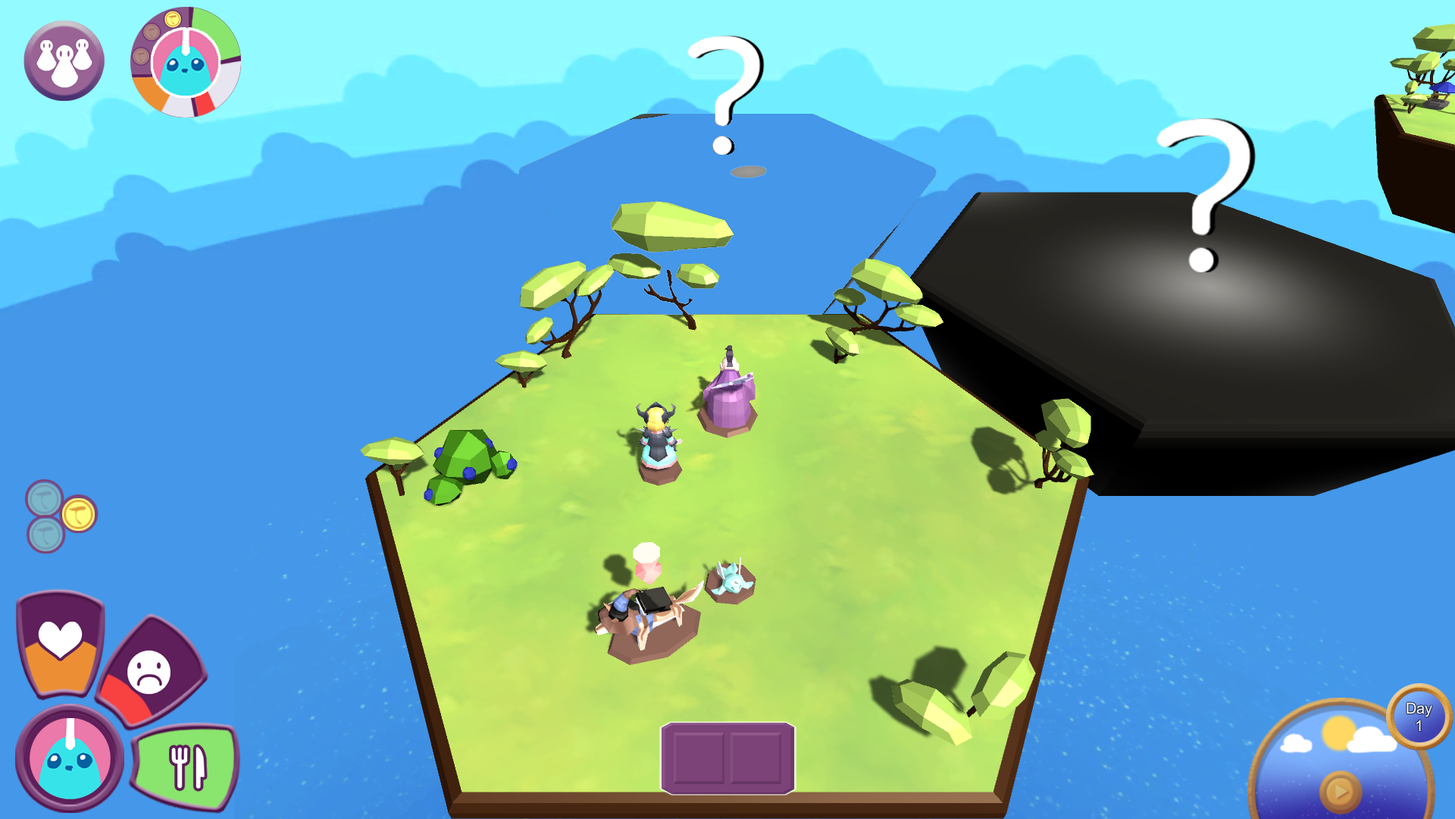
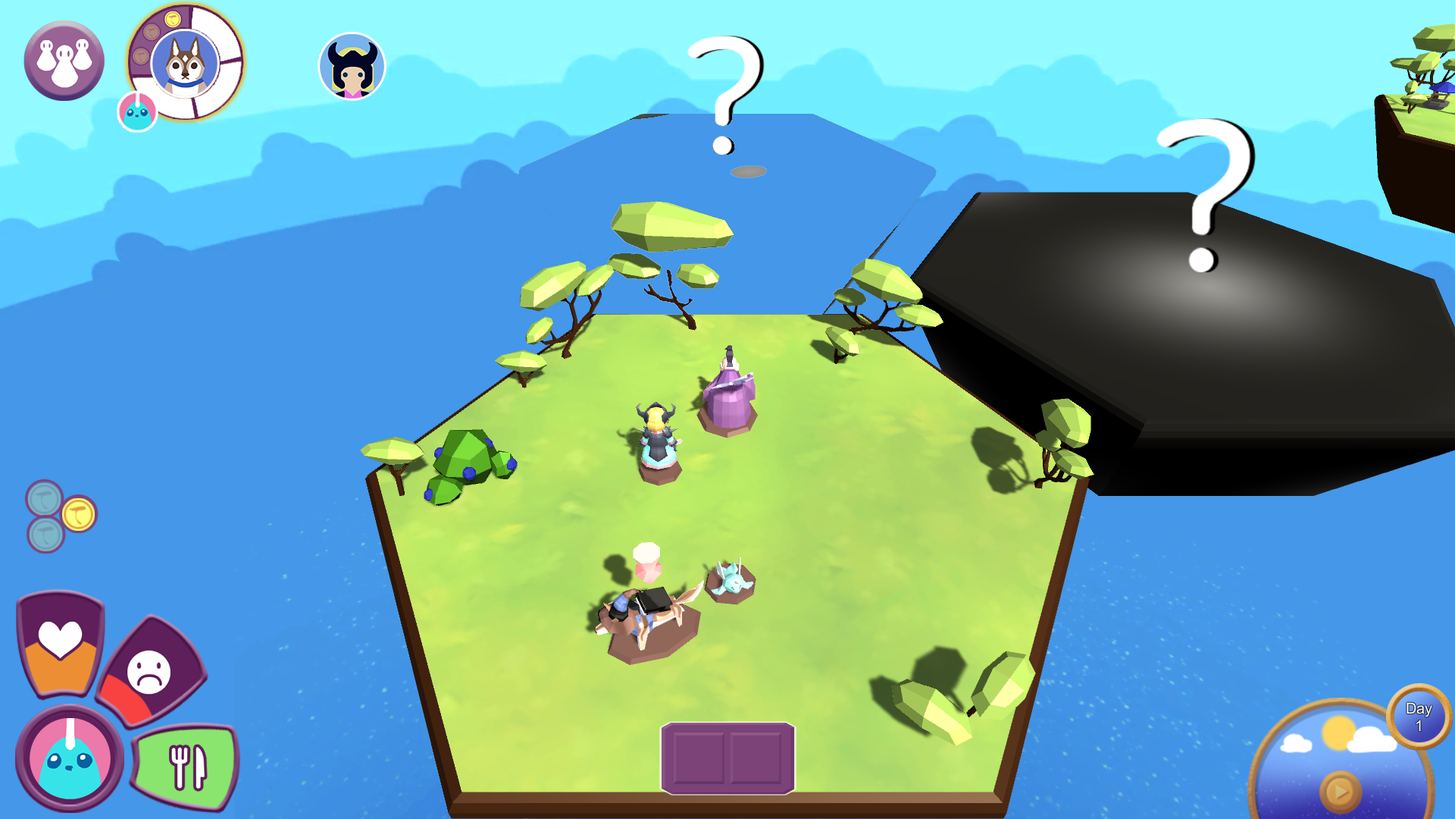
The second 1455x819 image is a revision of the first. Changes to its layers:
painted on "ashley_mini_icon" over [119, 28, 220, 131]
showed "dog_mini_icon", moved it into group "Groupe 1", painted on it over [152, 26, 387, 97]
showed "doll_mini_icon", moved it into group "Groupe 1", painted on it over [319, 31, 387, 99]
hid group "vert" (1 layers) over [178, 6, 242, 83]
hid group "orange" (2 layers) over [131, 51, 220, 118]
hid group "rouge" (2 layers) over [144, 51, 242, 117]
added group "Groupe 2" with 4 layers in group "new ui haut test 02" over [116, 0, 250, 127]
added layer "Calque 27" in group "Groupe 2" over [122, 0, 250, 126]
hid "Calque 19 copie", moved it into group "Groupe 2" over [131, 6, 242, 118]
moved "Calque 19" into group "Groupe 2" over [130, 6, 242, 118]
hid "Arrière-plan" over [116, 0, 387, 133]
